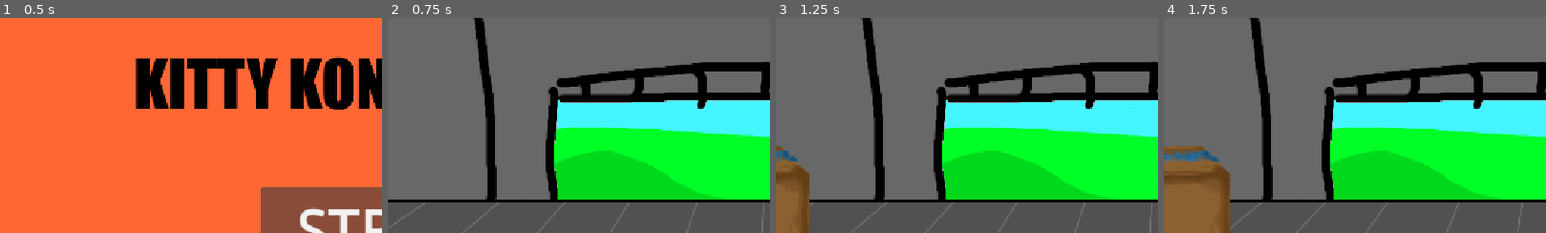
Above: before the commit, frames 1-4 (left to right).
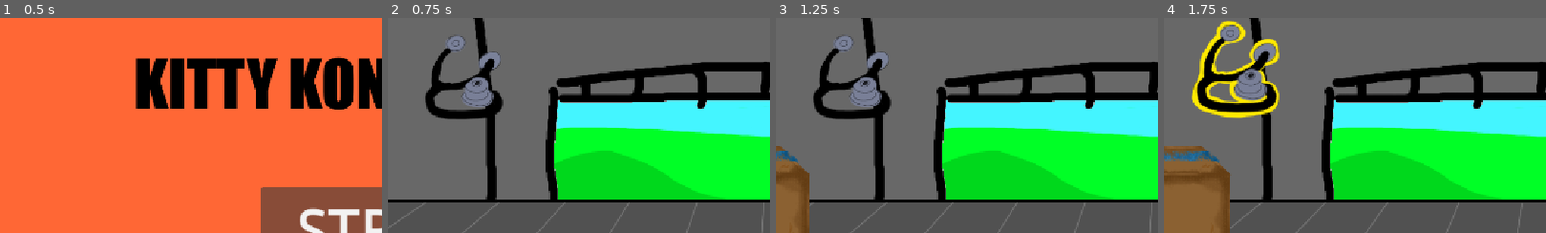
Above: after the commit, the same moments.

Repository: zwiebelkaramell/KITTY-KONTRABAND
Game: Godot game, scene res://Assets/Scenes/Startup.tscn
The game is run twice, just before and just after one commit, with the same random seed, the same clock (stepped at 60 frames per second) and the same inputs.
Inputs (mouse positions are % of the whole screen's width and height, from its top left):
- Up to frame 1 (0.5 s): no input
- Up to frame 2 (0.75 s): click "STRAT" at 0.5 s
- Up to frame 3 (1.25 s): no input
- Up to frame 4 (1.75 s): click (10, 12) at 1.27 s
The pictures show only the part of the screen within x 0-50%, y 0-50%; the shares and areas given below are measured in that part.

Frame 1 is identical in both runs. In frame 2, 3.2% of the frame differs, in the area x 9-31%, y 8-48%; in frame 3, 3.2%; in frame 4, 5.7%, in the area x 7-31%, y 1-47%.

Commit message:
stethoscope

Diff:
--- a/Assets/Scenes/Main.tscn
+++ b/Assets/Scenes/Main.tscn
@@ -15,6 +15,8 @@
 [ext_resource type="Shader" uid="uid://club3wbfcr74c" path="res://Assets/Shaders/Box.gdshader" id="8_obb38"]
 [ext_resource type="Texture2D" uid="uid://bn68esbtc7x3d" path="res://Assets/Art/mask.png" id="9_6pypa"]
 [ext_resource type="Texture2D" uid="uid://prkkwduhbcww" path="res://Assets/Art/Conveyer/the fancier conveyer belt/flatheadbolts.png" id="9_xxxt7"]
+[ext_resource type="Texture2D" uid="uid://do2f01s2xblgo" path="res://Assets/Art/temp_stetho.png" id="16_0i17j"]
+[ext_resource type="Texture2D" uid="uid://cf7raxrhw43qk" path="res://Assets/Art/temp_stetho_hover.png" id="17_muljk"]
 
 [sub_resource type="SpriteFrames" id="SpriteFrames_c0ktc"]
 animations = [{
@@ -112,10 +114,20 @@
 texture_normal = ExtResource("6_8bicx")
 texture_pressed = ExtResource("7_fxu2d")
 
+[node name="TextureButton" type="TextureButton" parent="UI" unique_id=175891044]
+layout_mode = 0
+offset_right = 40.0
+offset_bottom = 40.0
+toggle_mode = true
+texture_normal = ExtResource("16_0i17j")
+texture_pressed = ExtResource("17_muljk")
+
 [node name="Sound" type="Node" parent="." unique_id=1876084052]
 
 [node name="BGM" type="AudioStreamPlayer" parent="Sound" unique_id=754700443]
 metadata/music = true
+
+[node name="SFX" type="AudioStreamPlayer" parent="Sound" unique_id=173984182]
 
 [node name="Timers" type="Node" parent="." unique_id=1476119544]
 
--- /dev/null
+++ b/default_bus_layout.tres
@@ -0,0 +1,25 @@
+[gd_resource type="AudioBusLayout" format=3 uid="uid://urqjkhi1t3h3"]
+
+[sub_resource type="AudioEffectLimiter" id="AudioEffectLimiter_j3pel"]
+resource_name = "Limiter"
+
+[sub_resource type="AudioEffectPanner" id="AudioEffectPanner_j3pel"]
+resource_name = "Panner"
+
+[resource]
+bus/0/effect/0/effect = SubResource("AudioEffectLimiter_j3pel")
+bus/0/effect/0/enabled = true
+bus/1/name = &"SFX"
+bus/1/solo = false
+bus/1/mute = false
+bus/1/bypass_fx = false
+bus/1/volume_db = 0.0
+bus/1/send = &"Master"
+bus/2/name = &"BGM"
+bus/2/solo = false
+bus/2/mute = false
+bus/2/bypass_fx = false
+bus/2/volume_db = 0.0
+bus/2/send = &"Master"
+bus/2/effect/0/effect = SubResource("AudioEffectPanner_j3pel")
+bus/2/effect/0/enabled = true
Binary file added: Assets/Art/temp_stetho.png
Not shown, added: Assets/Art/temp_stetho.png.import
Binary file added: Assets/Art/temp_stetho_hover.png
Not shown, added: Assets/Art/temp_stetho_hover.png.import
